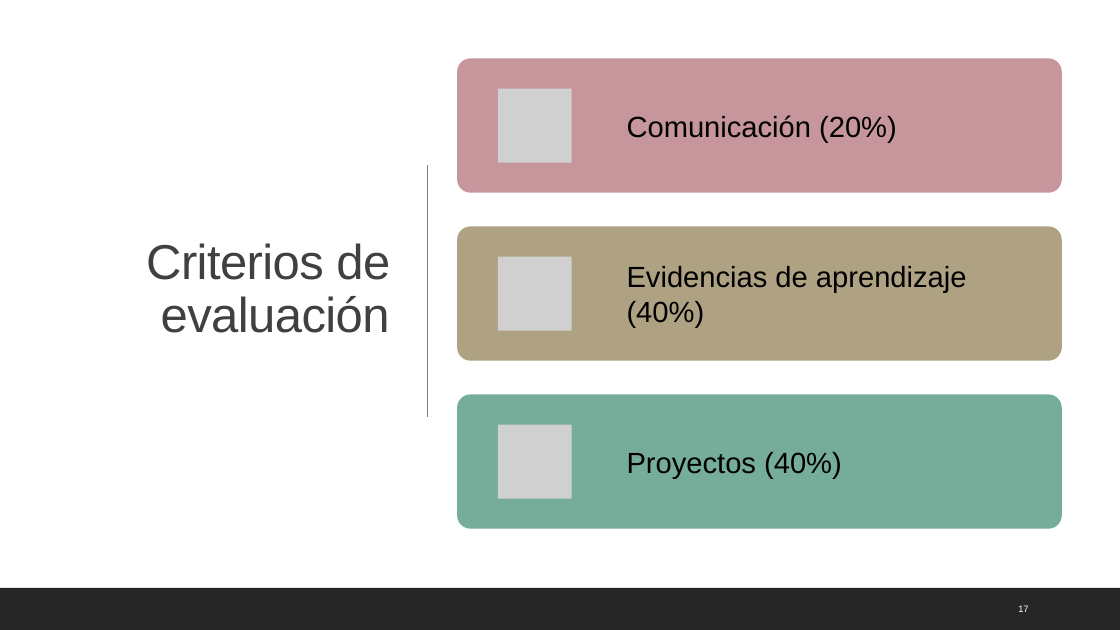
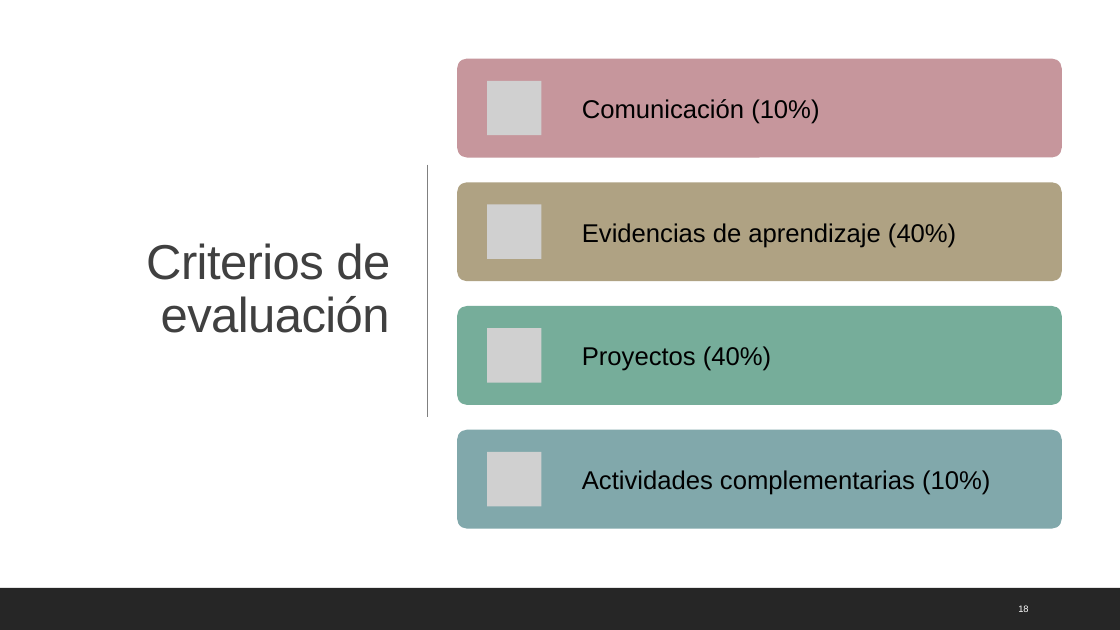
Before and after one commit to mcd-unison/ing-caract, a slide deck: slide 18 of slides/inicial.pptx (slide 17 before the commit). Drawn at 1120x630 pixels with LibreOffice and Linux fonts; fonts in the diff are those of the drawing; grey boxes stand for pictures. Boxes give left, top, right and bottom in pixels: in the first picture for what was removed or moved away, otherwise in the second. Text is boxed around its words. In the diff, an @@ line names an element or a change of style, - is before the commit and + after.

```diff
--- a/slides/inicial.pptx
+++ b/slides/inicial.pptx
@@ rounded rectangle: place and size @@
-rounded rectangle at (457,59,1062,193)
+rounded rectangle at (457,59,1062,158)
@@ picture removed at (498,89,572,163) @@
@@ text at (582,99,819,124): text changed; size 25 to 22 pt @@
-Comunicación (20%)
+Comunicación (10%)
@@ rounded rectangle: place and size @@
-rounded rectangle at (457,227,1062,361)
+rounded rectangle at (457,182,1062,281)
@@ text "Evidencias de aprendizaje (40%)": place and size @@
-text "Evidencias de aprendizaje (40%)" at (627,266,967,328)
+text "Evidencias de aprendizaje (40%)" at (582,223,956,248)
@@ text "Evidencias de aprendizaje (40%)" at (582,223,956,248): size 25 to 22 pt; less space between paragraphs @@
@@ picture removed at (498,257,572,331) @@
@@ text "Proyectos (40%)" at (582,346,771,371): size 25 to 22 pt; less space between paragraphs @@
@@ text "Proyectos (40%)": place and size @@
-text "Proyectos (40%)" at (627,452,842,479)
+text "Proyectos (40%)" at (582,346,771,371)
@@ rounded rectangle: place and size @@
-rounded rectangle at (457,394,1062,528)
+rounded rectangle at (457,430,1062,529)
@@ rounded rectangle at (457,430,1062,529): fill #76AD9A to #81A8AB @@
@@ picture removed at (498,424,572,498) @@
@@ group added at (457,81,1062,507): 4 pictures, 1 rounded rectangle, 1 text @@
+Actividades complementarias (10%)
@@ page number at (1018,605,1028,612): text changed @@
-17
+18
```
Also in this commit, not shown: 2 other slides changed, 1 slide added, 6 other files.
